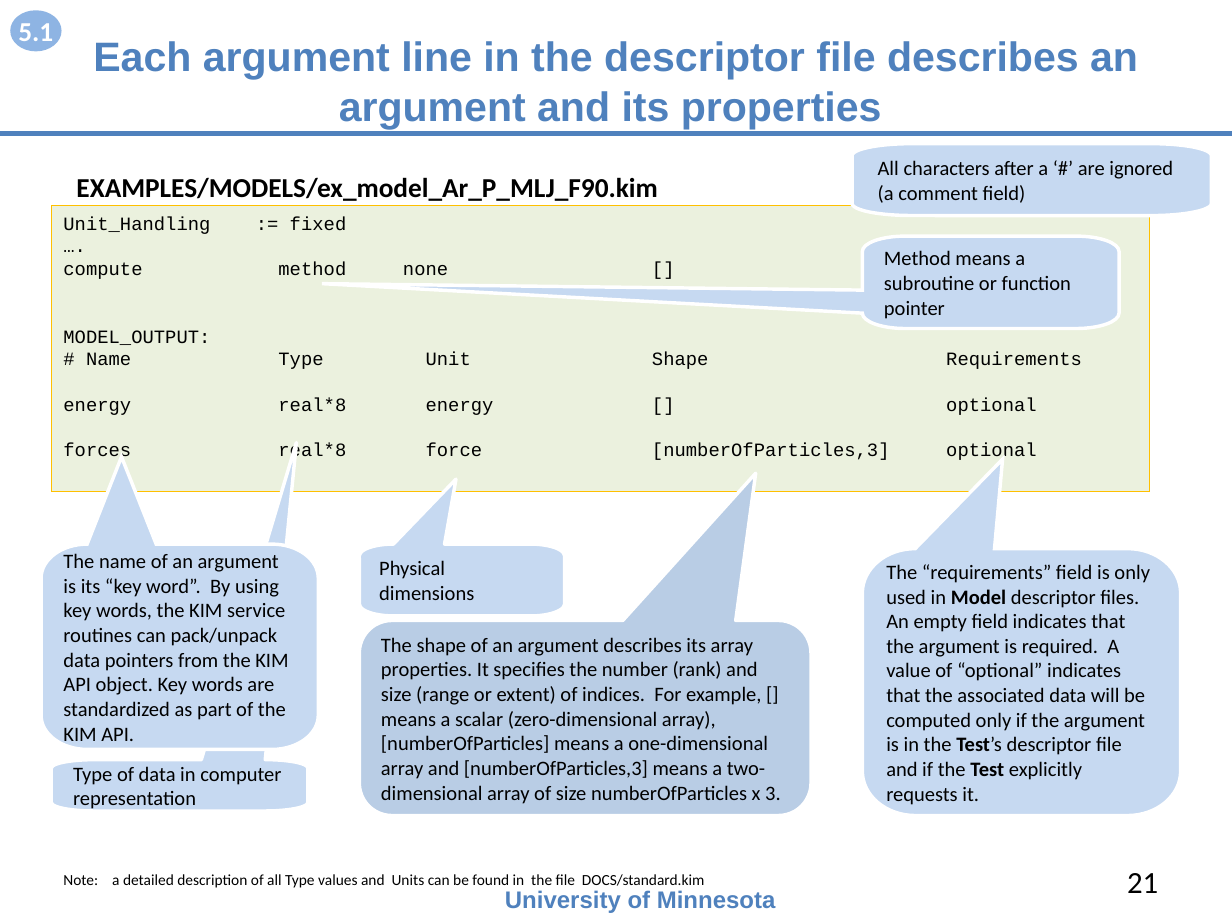
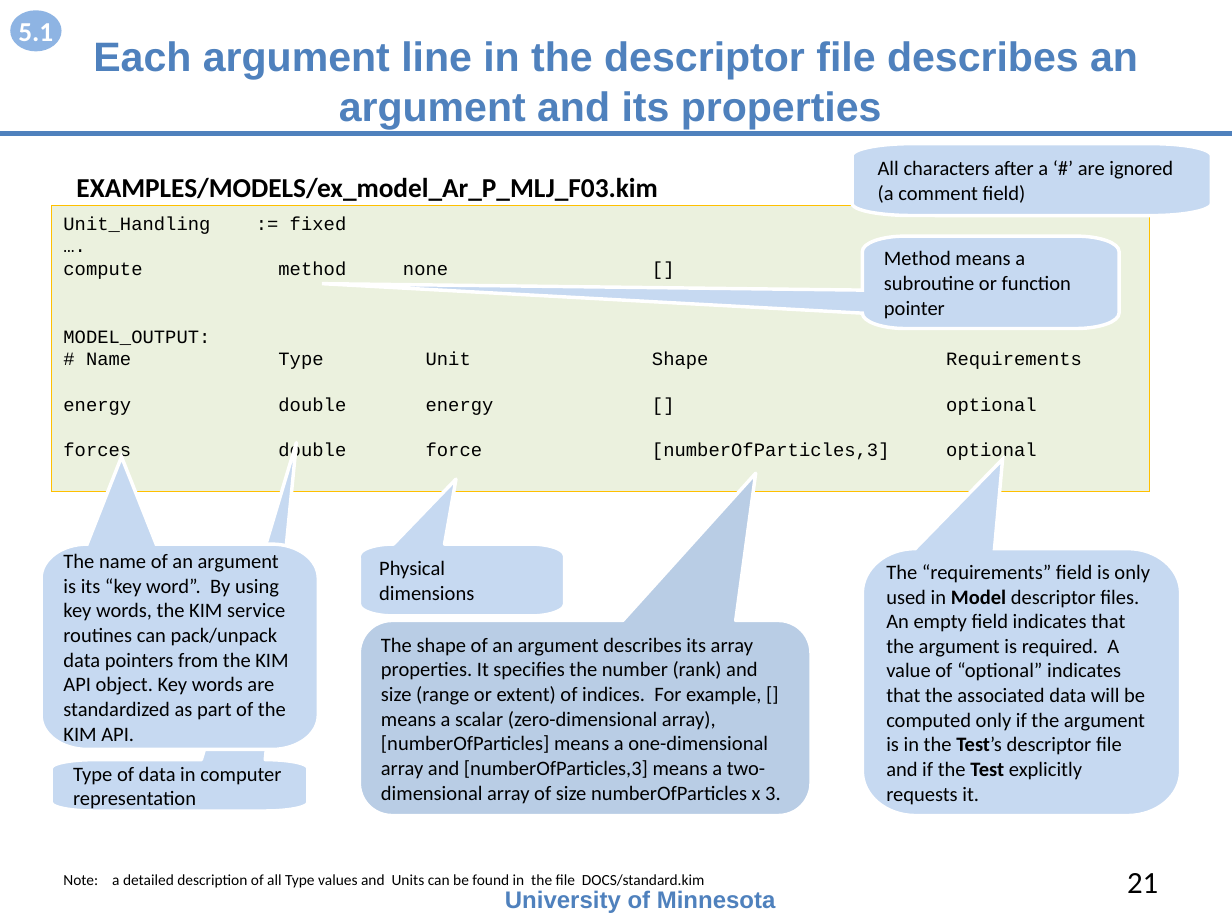
Before and after one commit to openkim/kim-api, a slide deck: slide 21 of DOCS/openkim-api-introduction.pptx. Drawn at 1232x924 pixels with LibreOffice and Linux fonts; fonts in the diff are those of the drawing. Boxes give left, top, right and bottom in pixels: in the first picture for what was removed or moved away, otherwise in the second. Text is boxed around its words. In the diff, an @@ line names an element or a change of style, - is before the commit and + after.

```diff
--- a/DOCS/openkim-api-introduction.pptx
+++ b/DOCS/openkim-api-introduction.pptx
@@ text at (76, 177, 657, 201): text changed @@
-EXAMPLES/MODELS/ex_model_Ar_P_MLJ_F90.kim
+EXAMPLES/MODELS/ex_model_Ar_P_MLJ_F03.kim
@@ text in rectangle at (63, 397, 1037, 460): text changed @@
-energy real*8 energy [] optional
-forces real*8 force [numberOfParticles,3] optional
+energy double energy [] optional
+forces double force [numberOfParticles,3] optional
```
Also in this commit, not shown: 14 other slides changed, 1 slide removed, 25 other files.
